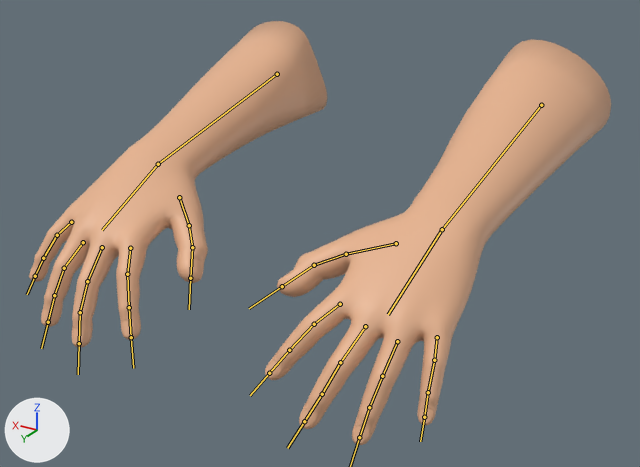
Renders of the Blender file 3D/拍肩膀.blend from each side of a commit.
Before and after are seen from a 50 mm camera at (-1.339, 1.033, 0.626) aimed at (-0.858, 0.231, 0.225). Every picture has the same lights, and +X, +Y and +Z are marked at lower left. The bones that bend it are drawn over the model as lines.

Objects in the first picture: 'Male.001', 'Male.003'.
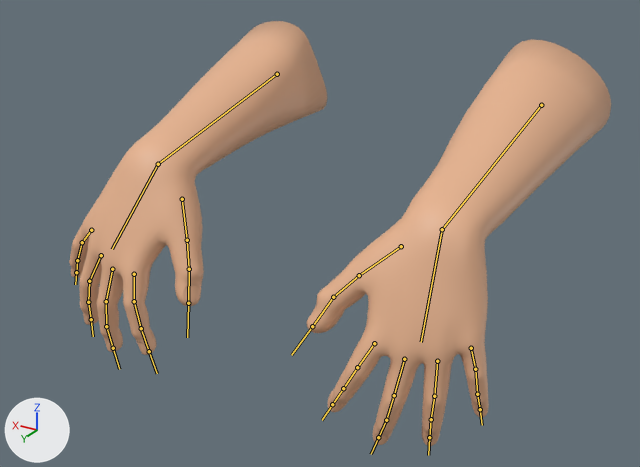
The newer file adds an action. The first version stands in its rest pose; the second is drawn at frame 1 of the action '骨架.001Action'.

The change in detail:
Bone 'Bone.001_L' (bone_bone_001_l) turns from (0, 0, 0) to (-12, -6, -33) degrees about its own x, y and z.
Bone 'Bone.001_L' (bone_bone_001_l_) turns from (0, 0, 0) to (-13, -9, -32) degrees about its own x, y and z.

Where the change shows, as pixel boxes [x1, y1, x2, y2] in the pictures (640 x 467 px):
'Male.001', posed (12% narrower)
    before: [265, 39, 611, 445]
    after: [306, 39, 611, 446]
'Male.003', posed (13% narrower)
    before: [29, 21, 327, 348]
    after: [69, 21, 327, 355]
bone 'Bone.001_L', root to tip
    before: (158, 164) to (102, 230)
    after: (158, 164) to (112, 249)
bone 'Bone.001_L', root to tip
    before: (442, 229) to (388, 314)
    after: (442, 229) to (421, 342)
